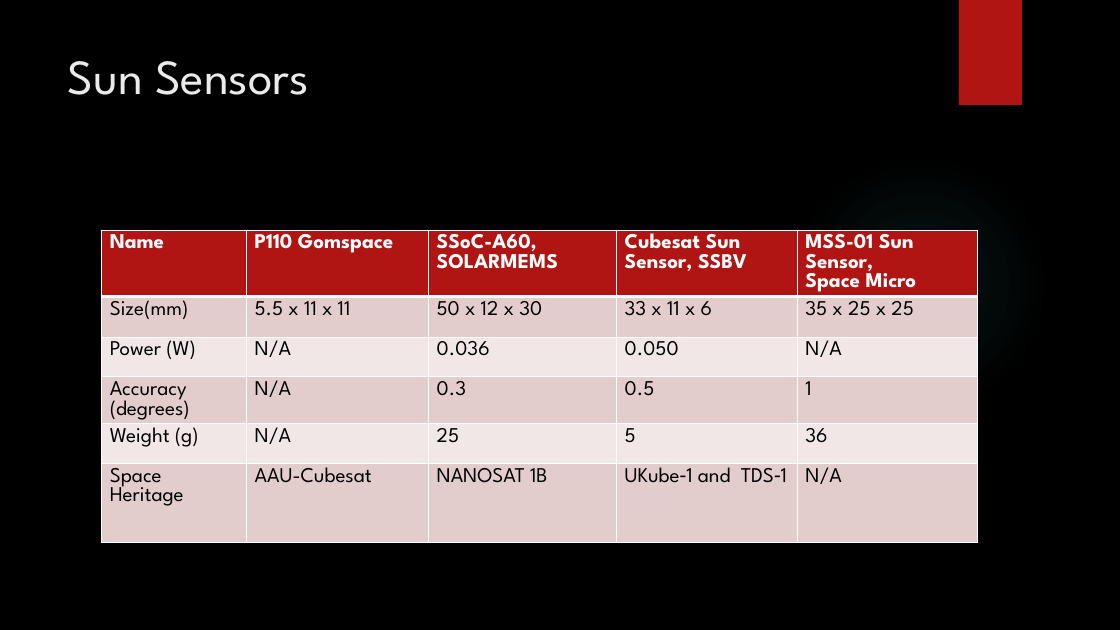
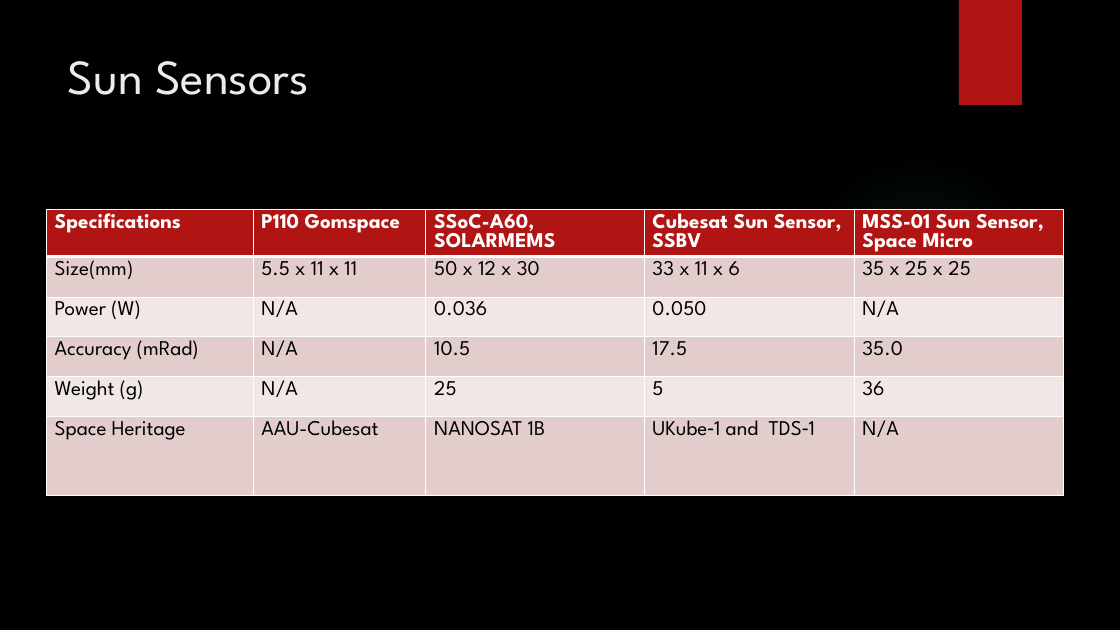
Before and after one commit to HASP-UMN/CubeSat, a slide deck: slide 13 of Presentations/PDR_Presentation.pptx. Drawn at 1120x630 pixels with LibreOffice and Linux fonts; fonts in the diff are those of the drawing; background and template pictures are left out. Boxes give left, top, right and bottom in pixels: in the first picture for what was removed or moved away, otherwise in the second. Text is boxed around its words. In the diff, an @@ line names an element or a change of style, - is before the commit and + after.

Commit message:
changed degrees to mRad on sun sensors sheet

```diff
--- a/Presentations/PDR_Presentation.pptx
+++ b/Presentations/PDR_Presentation.pptx
@@ table at box(46, 209, 1065, 507) @@
-row 1, column 1: Name
+row 1, column 1: Specifications
-row 4: Accuracy (degrees) | N/A | 0.3 | 0.5 | 1
+row 4: Accuracy (mRad) | N/A | 10.5 | 17.5 | 35.0
@@ table: place and size @@
-table at box(102, 230, 979, 572)
+table at box(46, 209, 1065, 507)
```
Also in this commit, not shown: 4 other slides changed.
